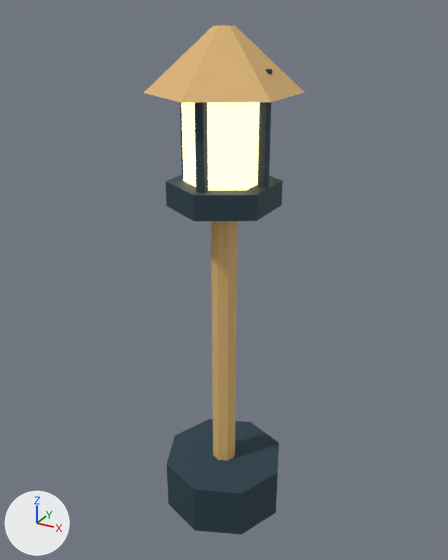
The glTF model maze3d/assets/models/lantern.glb: old version first, new version second.
Rendered twice from a camera (50 mm lens) standing at (1.15, -2.1, 2.19) and looking at (-0.01, 0.02, 1.13). The lights are fixed; the arrows at lower left show +X, +Y and +Z. The picture after the commit comes second. Where no turn or scale is listed for an object, it has been applied to the vertices.

The first picture shows 'Foot.002', 'Frame', 'Frame.002', 'Frame.003', 'LanternBottom', 'LuminousGlass', 'Post', 'Roof'.
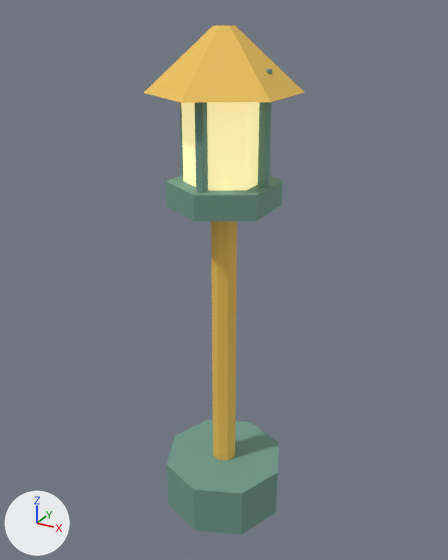
Changed parts and their boxes (x1, y1, x2, y2) in the pictures (448 x 560 px):
'Foot.002', recoloured (dark blue to green)
    both: (167, 419, 279, 534)
'Roof', recoloured
    both: (144, 25, 305, 103)
'Post', recoloured
    both: (211, 221, 237, 461)
'LuminousGlass', recoloured, surface changed
    both: (181, 102, 259, 191)
'LanternBottom', recoloured (dark blue to green)
    both: (166, 175, 283, 221)
'Frame.003', recoloured (lighter)
    both: (195, 102, 208, 193)
'Frame', recoloured (dark blue to green)
    both: (258, 69, 272, 188)
'Frame.002', recoloured
    both: (180, 102, 183, 176)

The change in detail:
Material 'dark' (mat_dark) changes colour from dark blue #243d49 to green #719b8c; in linear values from (0.0176, 0.0467, 0.0666) to (0.165, 0.328, 0.262).
In material 'glow' (mat_glow), emission_color goes from (1.0, 0.776, 0.352) (yellow #ffe4a0) to (0.6, 0.523, 0.26) (beige #cbbf8b).
In material 'glow' (mat_glow), emission_strength goes from 2.0 to 1.0.
Material 'gold' (mat_gold) changes colour from beige #ddb574 to yellow #f0c35a; in linear values from (0.723, 0.462, 0.175) to (0.871, 0.546, 0.102).
